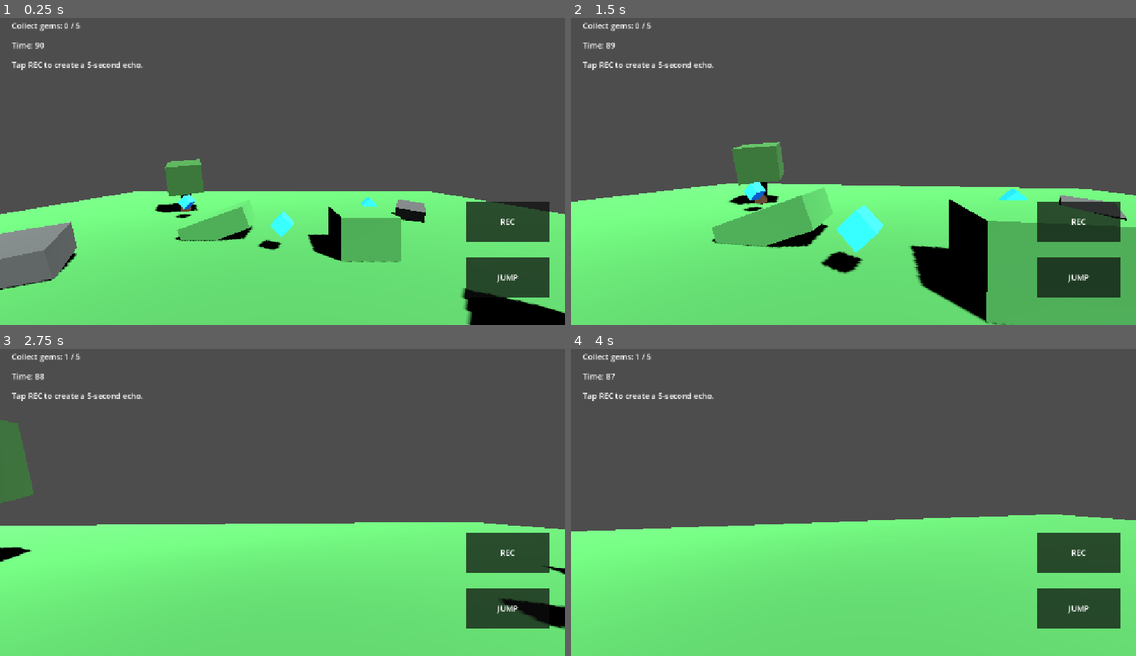
Above: before the commit, frames 1-4 (two rows, left to right).
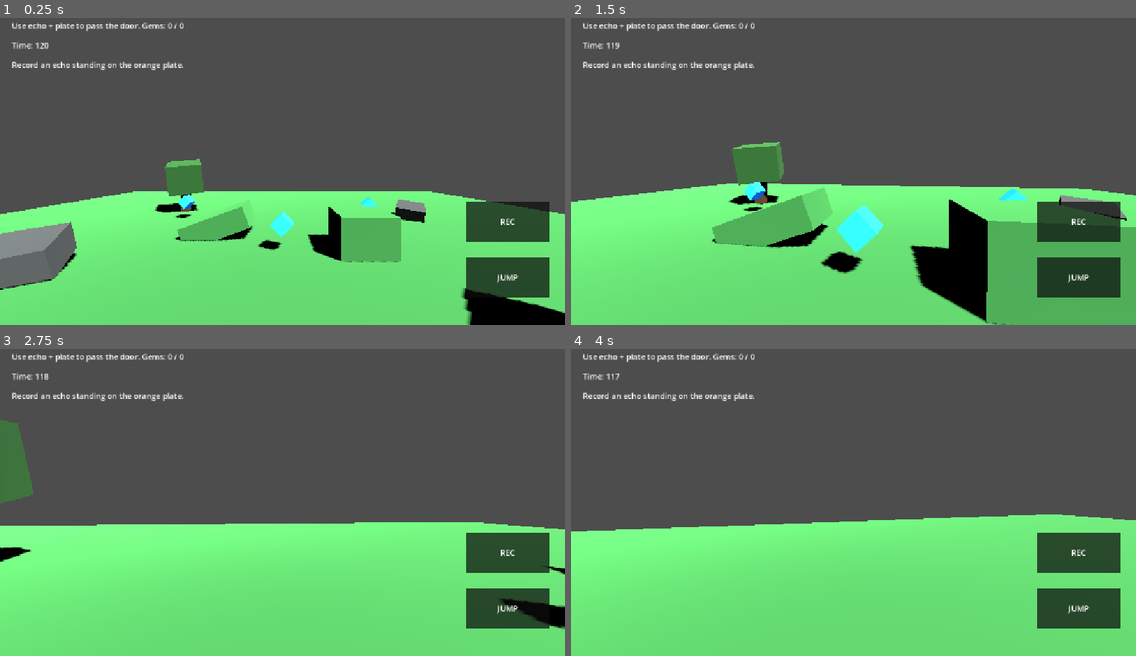
Above: after the commit, the same moments.

Repository: tan15hacks/lowpoly-android
Game: Godot game, scene res://scenes/main.tscn
Two runs of this game, one before a commit and one after it. Both use one fixed random seed, a clock stepped at 60 frames per second and the inputs below.
Inputs (mouse positions are in pixels of both pictures, inside the frame that each line leads up to):
- Up to frame 1 (0.25 s): no input
- Up to frame 2 (1.5 s): move the mouse to (881, 165) at 0.52 s; hold W (move_forward) from 0.53 s (still down); tap Space (jump) at 0.77 s; move the mouse to (825, 168) at 1.27 s
- Up to frame 3 (2.75 s): keep holding W (move_forward); tap Space (jump) at 1.52 s; move the mouse to (293, 493) at 2.02 s
- Up to frame 4 (4 s): keep holding W (move_forward); move the mouse to (847, 502) at 2.77 s; tap Space (jump) at 3.02, 3.77 s; move the mouse to (893, 502) at 3.52 s

The runs differ from the first frame. In frame 1, 0.8% of the frame differs, in the area x 2-33%, y 1-17%; in frame 2, 0.8%; in frame 3, 0.8%; in frame 4, 0.8%.
Error after the commit: Cannot call method 'has_signal' on a null value. (res://scripts/main.gd:40)

Commit message:
Connect pressure plate and puzzle door logic

Diff:
--- a/lowpoly-android/scripts/main.gd
+++ b/lowpoly-android/scripts/main.gd
@@ -1,13 +1,13 @@
 extends Node3D
 
-@export var level_time: float = 90.0
+@export var level_time: float = 120.0
 
 var gems_collected: int = 0
 var total_gems: int = 0
 var time_left: float = 0.0
 var level_finished: bool = false
 var portal_active: bool = false
-var echo_status: String = "Tap REC to create a 5-second echo."
+var echo_status: String = "Record an echo standing on the orange plate."
 
 @onready var player: CharacterBody3D = $Player
 @onready var mobile_controls: CanvasLayer = $MobileControls
@@ -16,6 +16,8 @@
 @onready var echo_label: Label = $HUD/EchoLabel
 @onready var portal: Area3D = $Portal
 @onready var echo_recorder: Node = $EchoRecorder
+@onready var pressure_plate: Area3D = $PressurePlate
+@onready var puzzle_door: Node3D = $PuzzleDoor
 
 func _ready() -> void:
 	time_left = level_time
@@ -34,6 +36,11 @@
 		echo_recorder.recording_finished.connect(_on_echo_recording_finished)
 	if echo_recorder.has_signal("replay_started"):
 		echo_recorder.replay_started.connect(_on_echo_replay_started)
+
+	if pressure_plate.has_signal("plate_pressed"):
+		pressure_plate.plate_pressed.connect(_on_plate_pressed)
+	if pressure_plate.has_signal("plate_released"):
+		pressure_plate.plate_released.connect(_on_plate_released)
 
 	var gems := get_tree().get_nodes_in_group("gems")
 	total_gems = gems.size()
@@ -64,15 +71,27 @@
 		echo_recorder.start_recording()
 
 func _on_echo_recording_started() -> void:
-	echo_status = "Recording echo... move for 5 seconds."
+	echo_status = "Recording... stand on the plate or move for 5 seconds."
 	_update_hud()
 
 func _on_echo_recording_finished(_frames: Array) -> void:
-	echo_status = "Echo recorded. Watch your past self replay it."
+	echo_status = "Echo created. Let it hold the plate, then pass the door."
 	_update_hud()
 
 func _on_echo_replay_started() -> void:
-	echo_status = "Echo replaying."
+	echo_status = "Echo replaying. Use it to solve the door puzzle."
+	_update_hud()
+
+func _on_plate_pressed() -> void:
+	if puzzle_door.has_method("set_open"):
+		puzzle_door.set_open(true)
+	echo_status = "Plate pressed. Door open."
+	_update_hud()
+
+func _on_plate_released() -> void:
+	if puzzle_door.has_method("set_open"):
+		puzzle_door.set_open(false)
+	echo_status = "Plate released. Door closed. Use your echo."
 	_update_hud()
 
 func _on_gem_collected() -> void:
@@ -98,4 +117,4 @@
 	if portal_active:
 		objective_label.text = "Portal active! Enter the purple ring."
 	else:
-		objective_label.text = "Collect gems: %d / %d" % [gems_collected, total_gems]
+		objective_label.text = "Use echo + plate to pass the door. Gems: %d / %d" % [gems_collected, total_gems]
